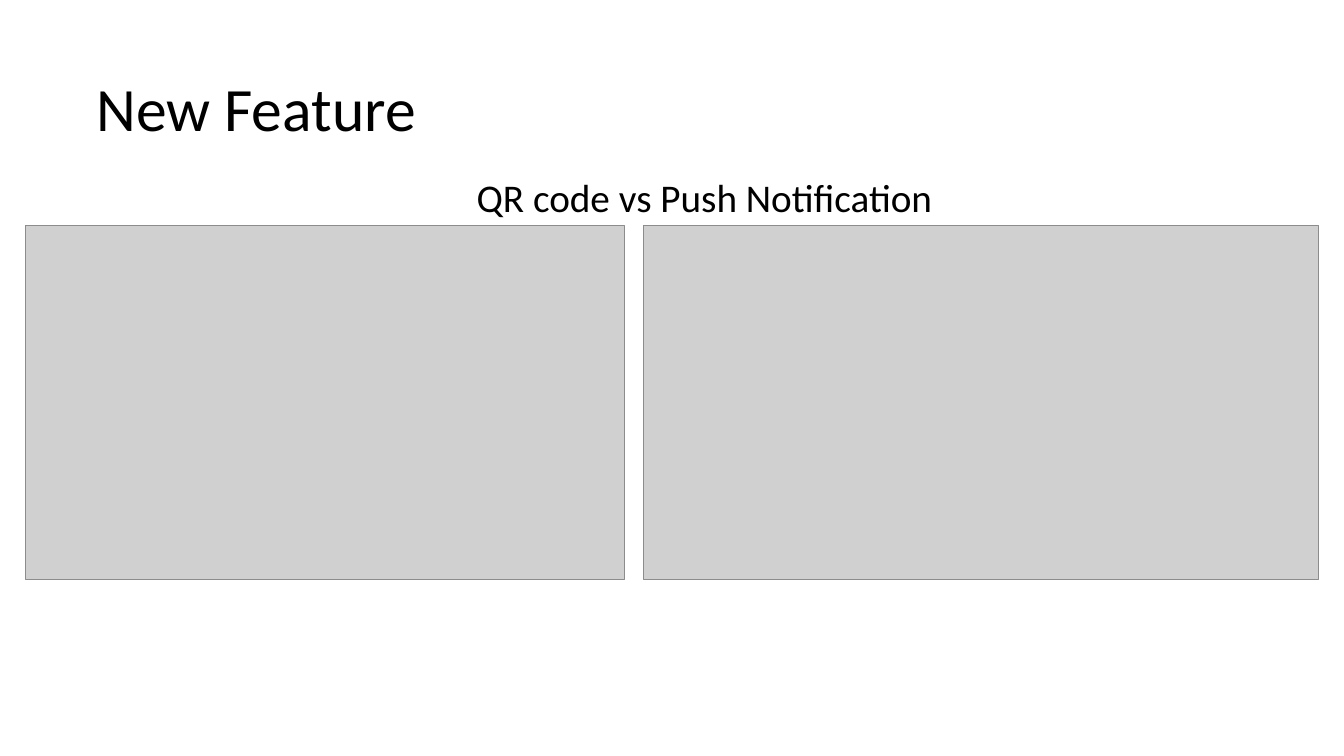
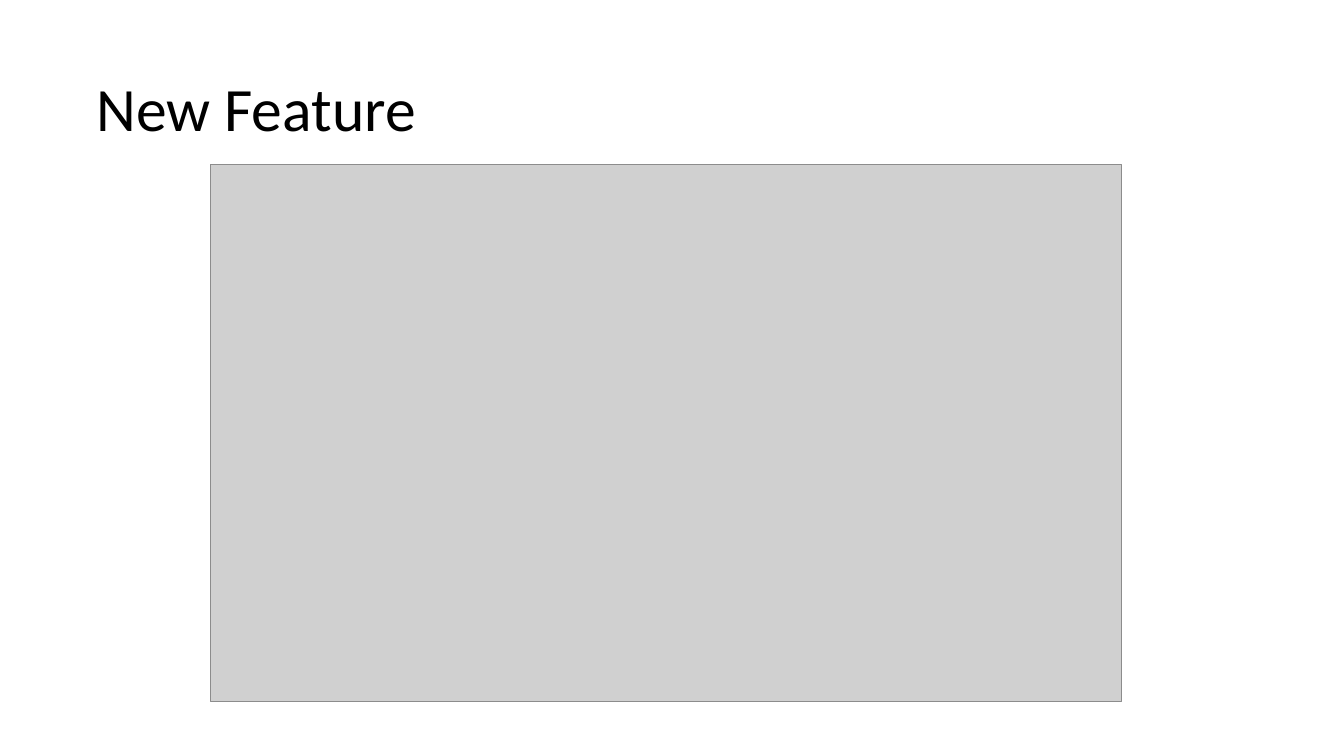
Before and after one commit to zatsepinvl/whatsclub, a slide deck: slide 7 of WhatsClub.pptx (slide 5 before the commit). Drawn at 1344x756 pixels with LibreOffice and Linux fonts; fonts in the diff are those of the drawing; grey boxes stand for pictures. Boxes give left, top, right and bottom in pixels: in the first picture for what was removed or moved away, otherwise in the second. Text is boxed around its words. In the diff, an @@ line names an element or a change of style, - is before the commit and + after.

```diff
--- a/WhatsClub.pptx
+++ b/WhatsClub.pptx
@@ picture: place and size @@
-picture at [26, 226, 625, 580]
+picture at [211, 164, 1121, 702]
@@ text removed at [477, 184, 932, 218] @@
-QR code vs Push Notification
@@ picture removed at [644, 226, 1319, 580] @@
```
Also in this commit, not shown: 3 other slides changed, 4 slides added, 4 slides removed, 19 other files.
